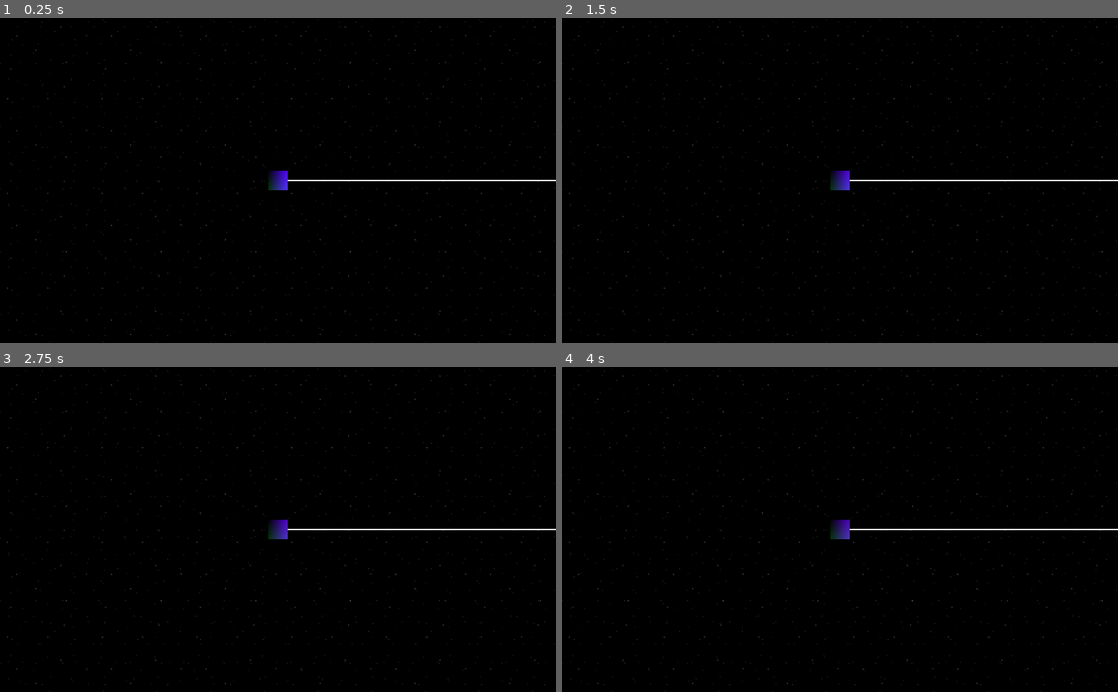
Above: before the commit, frames 1-4 (two rows, left to right).
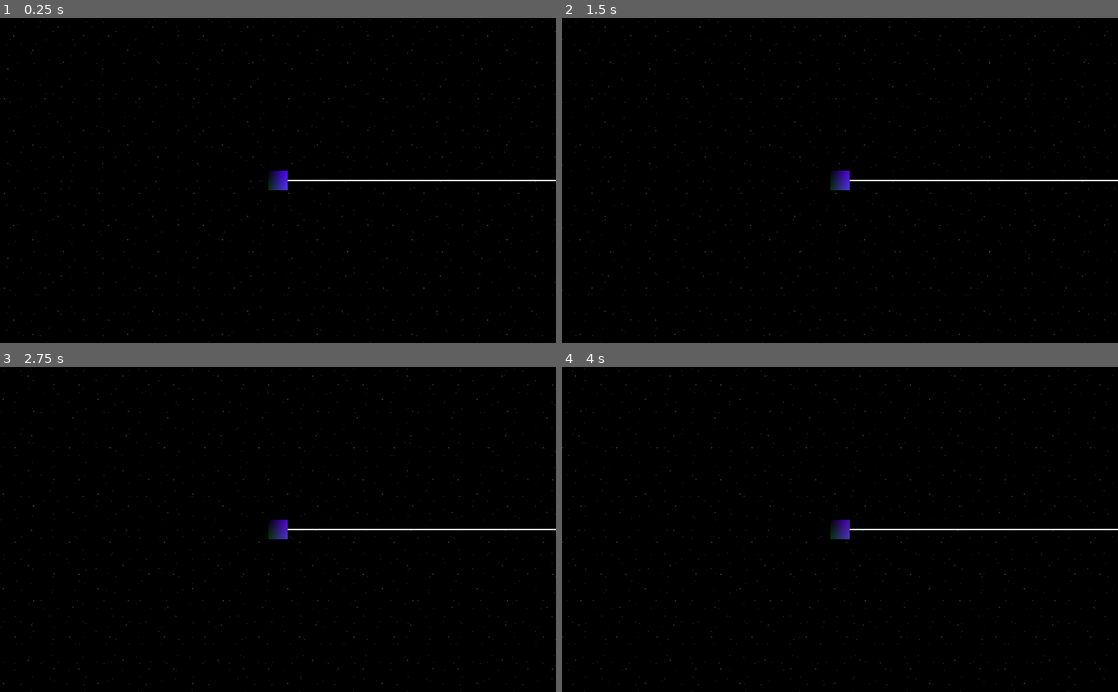
Above: after the commit, the same moments.

Repository: blaquenkot/dimension
Game: Godot game, scene res://Game.tscn
Same seed, same stepped clock (60 frames per second), same inputs: the game is played once before the commit and once after it.
Inputs:
- Up to frame 1 (0.25 s): no input
- Up to frame 2 (1.5 s): no input
- Up to frame 3 (2.75 s): no input
- Up to frame 4 (4 s): no input

The runs differ from the first frame. In frame 1, 0.6% of the frame differs, in the area x 0-100%, y 0-100%; in frame 2, 0.6%; in frame 3, 0.6%; in frame 4, 0.6%.

Commit message:
Automatic movement for dust

Diff:
--- /dev/null
+++ b/Game.gd
@@ -0,0 +1,8 @@
+extends Spatial
+
+export var dust_speed = 10
+
+func _process(delta):
+	$Dust1.translation.x -= dust_speed * delta
+	$Dust2.translation.x -= dust_speed * delta
+	$Dust3.translation.x -= dust_speed * delta
--- a/Game.tscn
+++ b/Game.tscn
@@ -1,18 +1,21 @@
-[gd_scene load_steps=5 format=2]
+[gd_scene load_steps=6 format=2]
 
-[ext_resource path="res://Square.tscn" type="PackedScene" id=1]
-[ext_resource path="res://Rail.tscn" type="PackedScene" id=2]
-[ext_resource path="res://dust.png" type="Texture" id=3]
+[ext_resource path="res://Game.gd" type="Script" id=1]
+[ext_resource path="res://Square.tscn" type="PackedScene" id=2]
+[ext_resource path="res://Rail.tscn" type="PackedScene" id=3]
+[ext_resource path="res://dust.png" type="Texture" id=4]
 
 [sub_resource type="Environment" id=1]
 background_mode = 1
 
 [node name="Spatial" type="Spatial"]
+script = ExtResource( 1 )
+dust_speed = 1
 
 [node name="WorldEnvironment" type="WorldEnvironment" parent="."]
 environment = SubResource( 1 )
 
-[node name="Square" parent="." instance=ExtResource( 1 )]
+[node name="Square" parent="." instance=ExtResource( 2 )]
 initial_rail = NodePath("../Rail")
 
 [node name="Camera" type="Camera" parent="Square"]
Not shown: 1 places in Game.tscn that only renumber resources
